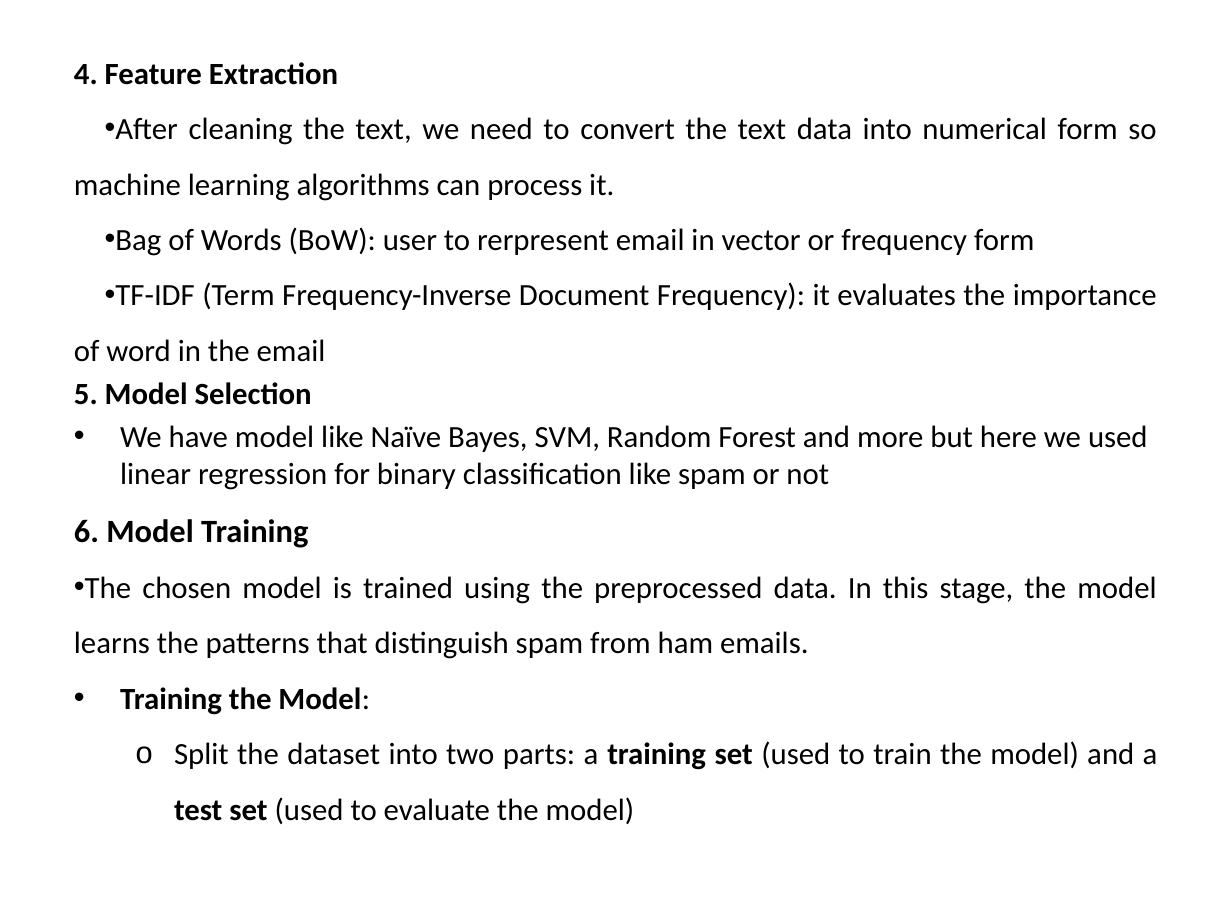
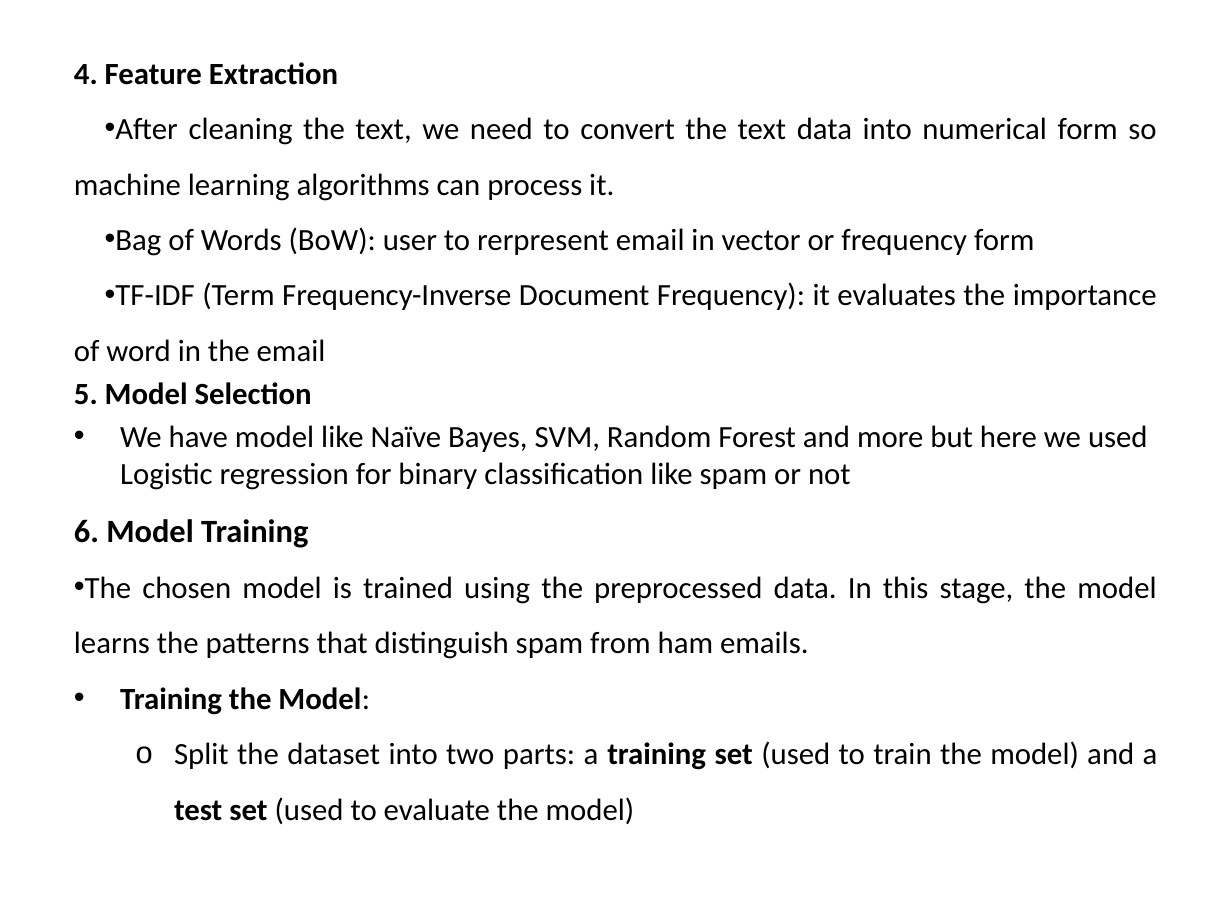
Before and after one commit to DANNY282005/EmailSpamDetection, a slide deck: slide 7 of Spam_Email_Detection_Presentation.pptx. Drawn at 1232x924 pixels with LibreOffice and Linux fonts; fonts in the diff are those of the drawing. Boxes give left, top, right and bottom in pixels: in the first picture for what was removed or moved away, otherwise in the second. Text is boxed around its words. In the diff, an @@ line names an element or a change of style, - is before the commit and + after.

Commit message:
Changes

```diff
--- a/Spam_Email_Detection_Presentation.pptx
+++ b/Spam_Email_Detection_Presentation.pptx
@@ text at (120,425,1148,490): text changed @@
-• We have model like Naïve Bayes, SVM, Random Forest and more but here we used linear regression for binary classification like spam or not
+• We have model like Naïve Bayes, SVM, Random Forest and more but here we used Logistic regression for binary classification like spam or not
```
